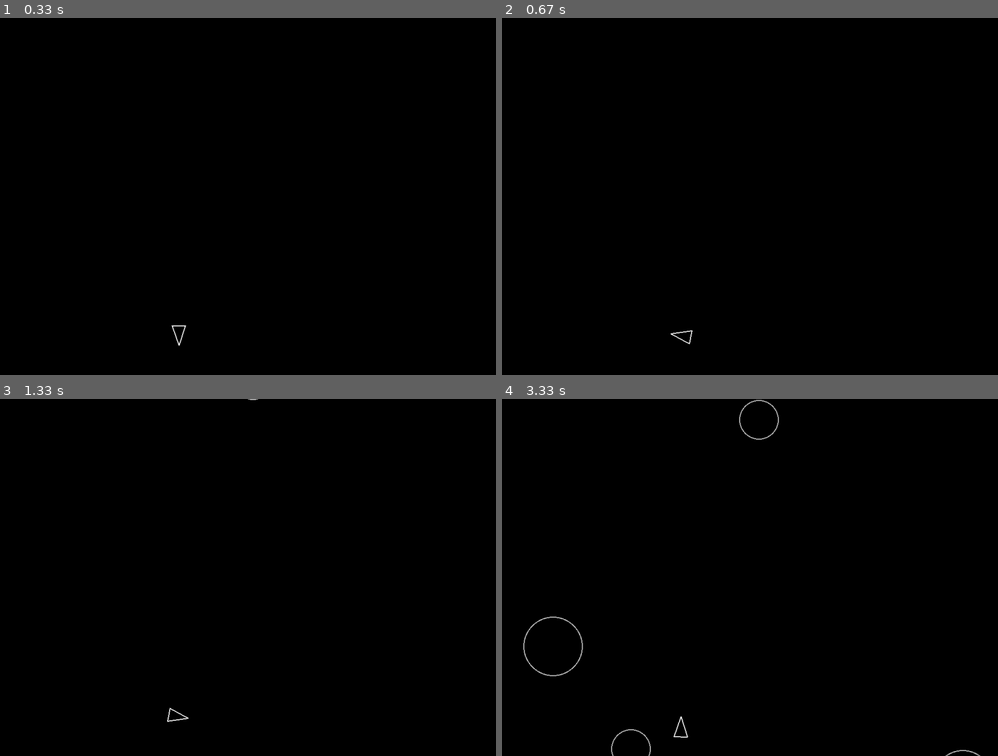
Above: before the commit, frames 1-4 (two rows, left to right).
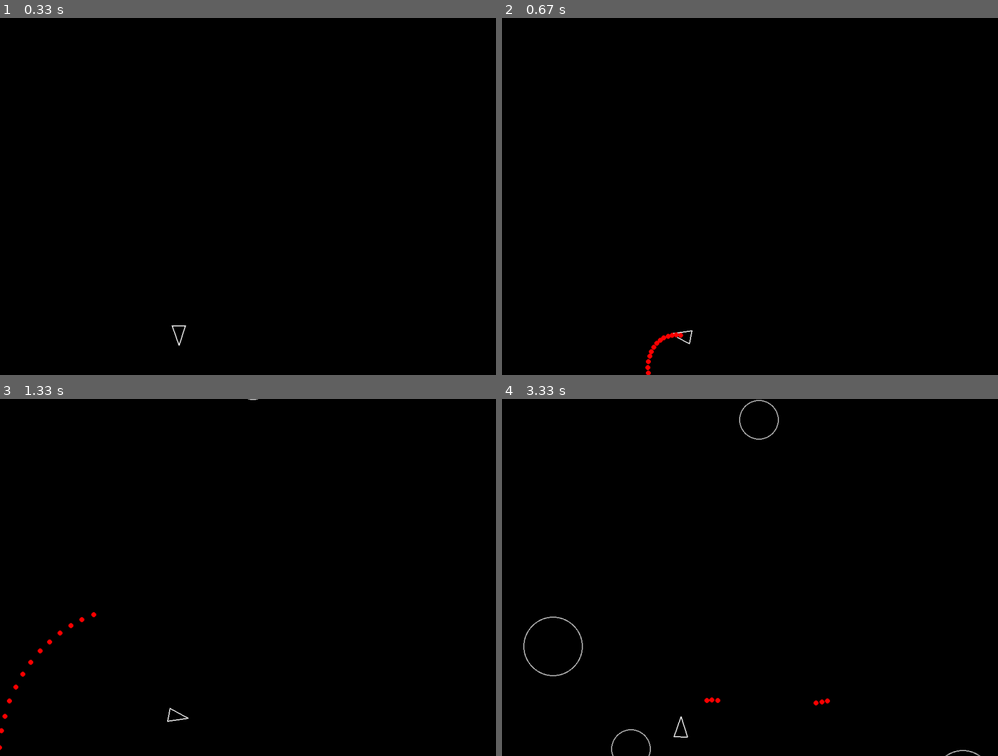
Above: after the commit, the same moments.

Repository: sisu589/Asteroids-pygame
Game: pygame game, started from main.py
Two runs of this game, one before a commit and one after it. Both use one fixed random seed, a clock stepped at 60 frames per second and the inputs below.
Inputs:
- Up to frame 1 (0.33 s): no input
- Up to frame 2 (0.67 s): hold Space from 0.33 s (still down); hold D from 0.33 s (still down)
- Up to frame 3 (1.33 s): release Space at 0.8 s; release D at 0.8 s; hold D 0.83-1.3 s
- Up to frame 4 (3.33 s): hold W 1.33-1.63 s; tap Space at 1.4, 1.73, 2.03, 2.23, 2.53, 2.8, 3.13 s; hold D 1.67-2.13 s; hold A 2.17-2.7 s; hold S 2.73-3.03 s; hold A from 3.07 s (still down)

Frame 1 is identical in both runs. In frame 2, 0.2% of the frame differs, in the area x 28-37%, y 87-100%; in frame 3, 0.2%, in the area x 0-20%, y 59-99%; in frame 4, less than 0.1%.

Commit message:
Asteroids: Shots

Diff:
--- a/constants.py
+++ b/constants.py
@@ -4,9 +4,11 @@
 
 ASTEROID_MIN_RADIUS = 20
 ASTEROID_KINDS = 3
-ASTEROID_SPAWN_RATE = 0.8 # seconds
+ASTEROID_SPAWN_RATE = 0.8
 ASTEROID_MAX_RADIUS = ASTEROID_MIN_RADIUS * ASTEROID_KINDS
 
 PLAYER_RADIUS = 20
 PLAYER_TURN_SPEED = 300
 PLAYER_SPEED = 200
+SHOT_RADIUS = 5
+PLAYER_SHOOT_SPEED = 500
--- a/main.py
+++ b/main.py
@@ -8,6 +8,7 @@
 updatable = pygame.sprite.Group()
 drawable = pygame.sprite.Group()
 asteroids = pygame.sprite.Group()
+shots = pygame.sprite.Group()
 
 
 def main():
@@ -22,10 +23,12 @@
     dt = 0
 
     # Create the player object outside the game loop
-    player = Player(SCREEN_HEIGHT / 2, SCREEN_WIDTH /2, containers=(updatable, drawable))
+    player = Player(SCREEN_HEIGHT / 2, SCREEN_WIDTH /2, containers=(updatable, drawable), shots_group=shots)
+    Shot.containers = (shots, drawable, updatable)
     Asteroid.containers = (asteroids, updatable, drawable)
     AsteroidField.containers = (updatable,)
     asteroid_field = AsteroidField()
+
 
     while True:
         screen.fill((0,0,0)) # Clear the screen black
--- a/player.py
+++ b/player.py
@@ -1,11 +1,13 @@
+from pickle import SHORT_BINSTRING
 import pygame
 from constants import *
 from circleshape import CircleShape
-
+from shot import Shot
 
 class Player(CircleShape):
-    def __init__(self, x: int, y: int, containers=None):
+    def __init__(self, x: int, y: int, containers=None, shots_group=None):
         super().__init__(x, y, PLAYER_RADIUS, containers=containers)
+        self.shots_group = shots_group
         self.rotation = 0
 
     def triangle(self):
@@ -34,7 +36,12 @@
             self.move(dt)
         if keys[pygame.K_s]:
             self.move(-dt)
+        if keys[pygame.K_SPACE]:
+            self.shoot()
 
     def move(self, dt):
         forward = pygame.Vector2(0, 1).rotate(self.rotation)
         self.position += forward * PLAYER_SPEED * dt
+
+    def shoot(self):
+        shot = Shot(self.position.x, self.position.y, self.rotation)
--- /dev/null
+++ b/shot.py
@@ -0,0 +1,17 @@
+import pygame
+from constants import *
+from circleshape import *
+from player import *
+
+class Shot(CircleShape):
+    containers = ()  # Will be set in main.py
+    def __init__(self, x, y, rotation):
+        super().__init__(x, y, SHOT_RADIUS, containers=Shot.containers)
+        self.velocity = pygame.Vector2(0, 1).rotate(rotation) * PLAYER_SHOOT_SPEED
+
+
+    def draw(self, screen):
+        pygame.draw.circle(screen, "red", self.position, self.radius)
+
+    def update(self, dt):
+        self.position += self.velocity * dt
